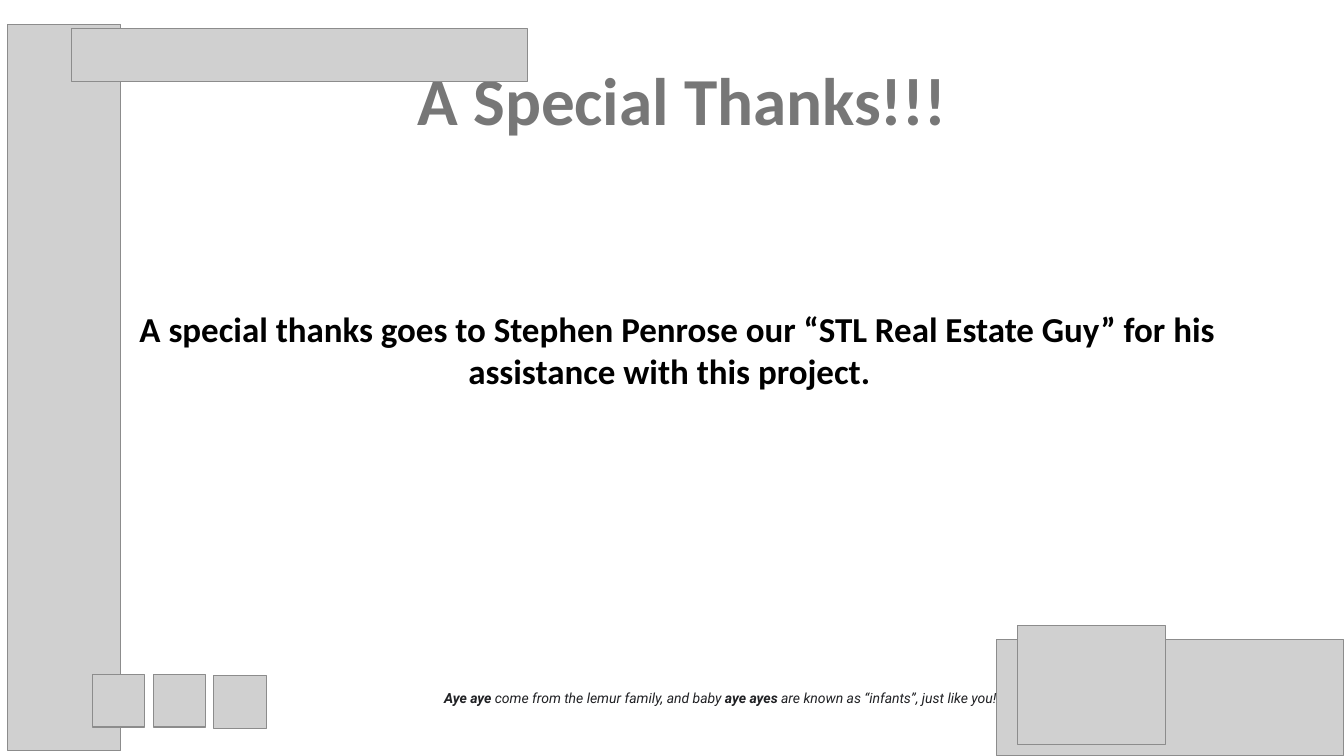
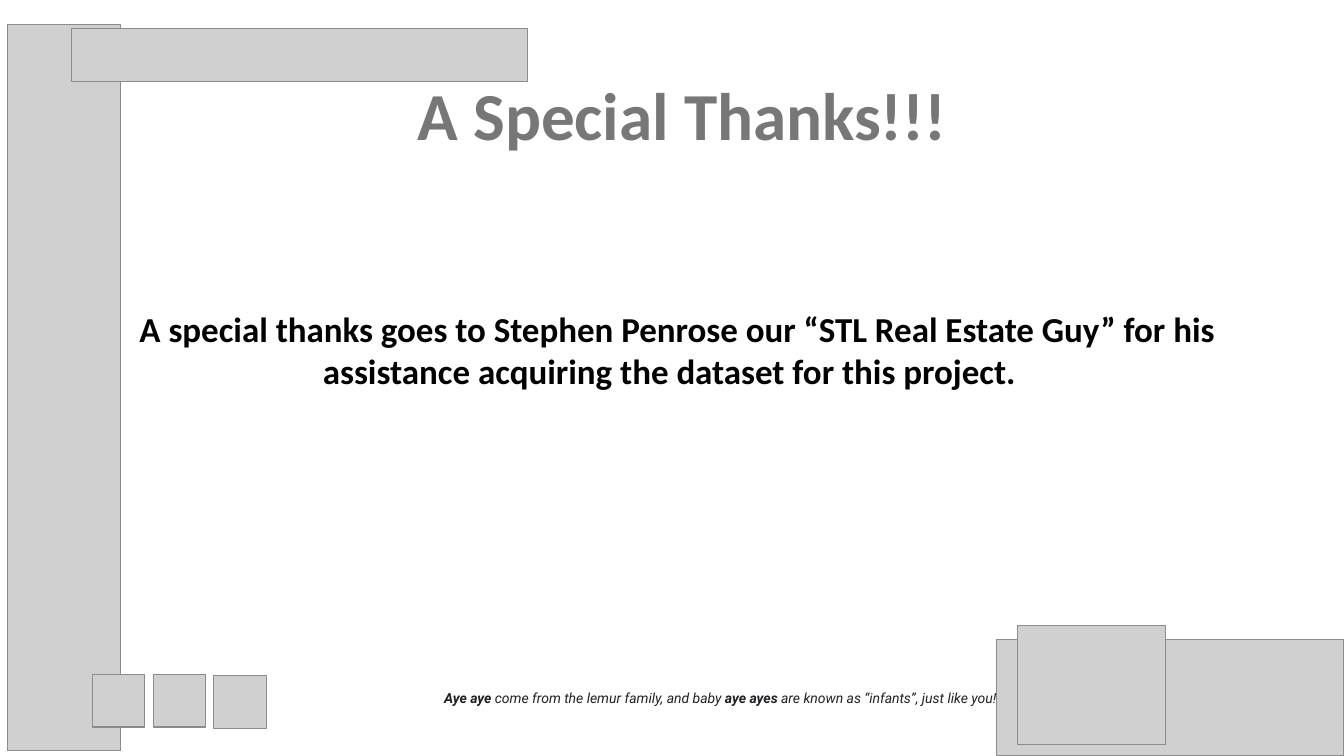
Before and after one commit to psychicesp/AI-AI, a slide deck: slide 12 of Project3_Presentation.pptx. Drawn at 1344x756 pixels with LibreOffice and Linux fonts; fonts in the diff are those of the drawing; grey boxes stand for pictures. Boxes give left, top, right and bottom in pixels: in the first picture for what was removed or moved away, otherwise in the second. Text is boxed around its words. In the diff, an @@ line names an element or a change of style, - is before the commit and + after.

Commit message:
Tweaked presentation.

```diff
--- a/Project3_Presentation.pptx
+++ b/Project3_Presentation.pptx
@@ title "A Special Thanks!!!" rewrapped from <box>417,69,946,136</box> to <box>417,93,946,151</box> @@
@@ text at <box>139,316,1214,390</box>: text changed @@
-A special thanks goes to Stephen Penrose our “STL Real Estate Guy” for his assistance with this project.
+A special thanks goes to Stephen Penrose our “STL Real Estate Guy” for his assistance acquiring the dataset for this project.
```
Also in this commit, not shown: 3 other slides changed.
